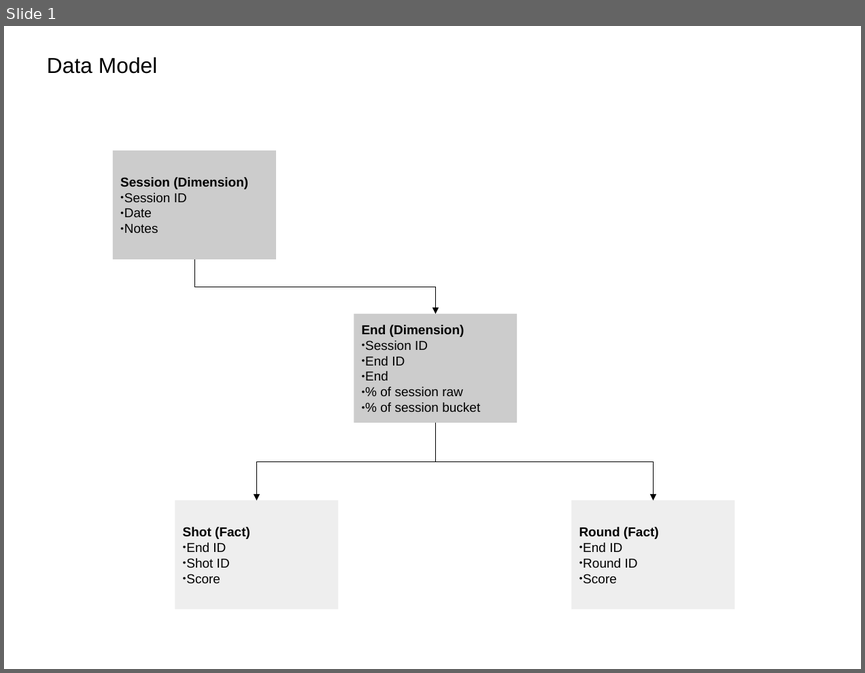
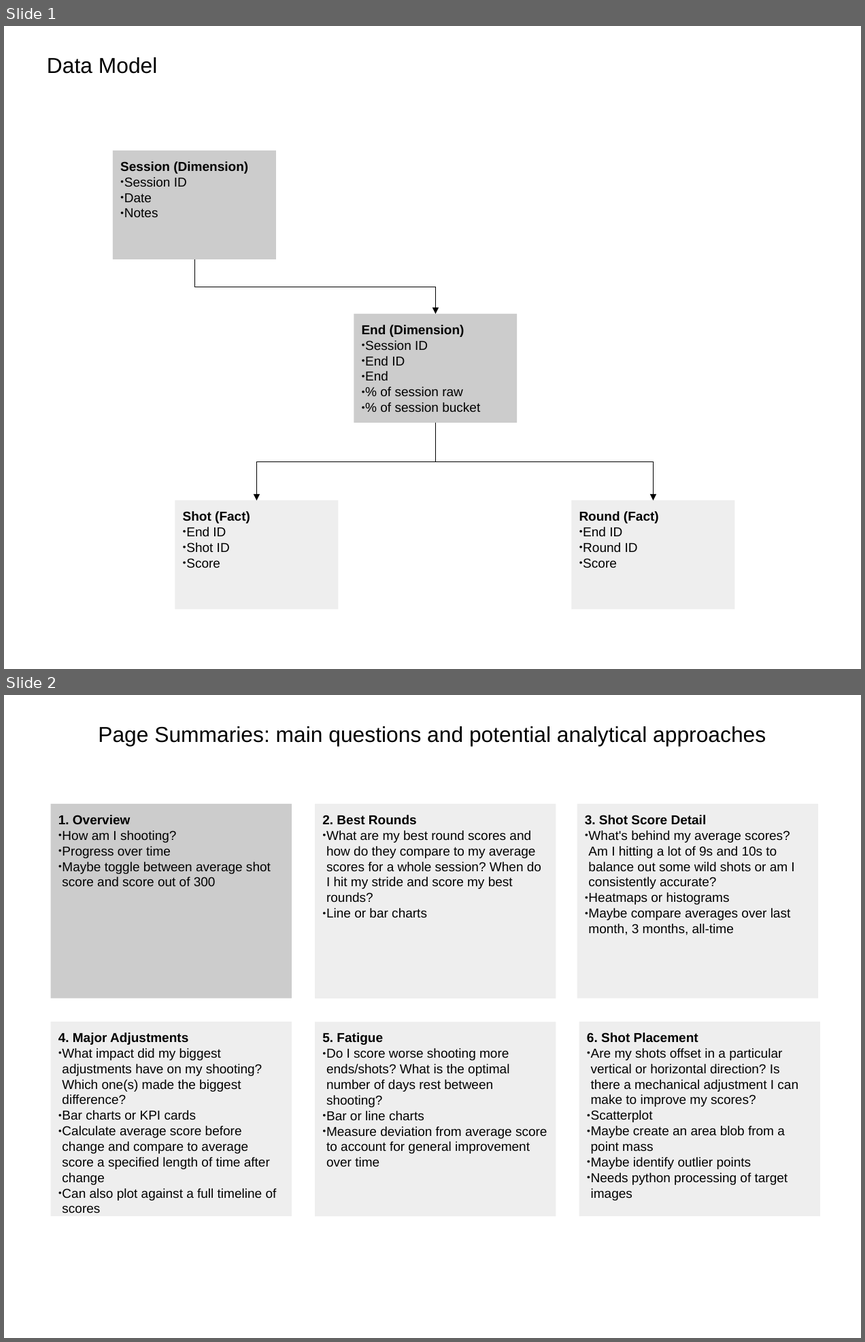
Before and after one commit to lwadya/archery_progress_report, a slide deck: design/report_planning_doc.odp. Shown one above the other, each under a label of ours: slide 1 before the commit, slides 1 and 2 after it. The pictures are 865x673 and 865x1342 pixels, drawn with LibreOffice and Linux fonts; fonts in the diff are those of the drawing. Boxes give left, top, right and bottom in pixels: in the first picture for what was removed or moved away, otherwise in the second. Text is boxed around its words. In the diff, an @@ line names an element or a change of style, - is before the commit and + after.

```diff
--- a/design/report_planning_doc.odp
+++ b/design/report_planning_doc.odp
@@ slide 2 added at <box>4,695,861,1338</box>, background #FFFFFF @@
@@ title added at <box>98,726,766,746</box>, 20 pt, text #000000 @@
+Page Summaries: main questions and potential analytical approaches
@@ rectangle added at <box>51,804,292,998</box>, fill #CCCCCC, 12 pt, text #000000 @@
+1. Overview
+● How am I shooting?
+● Progress over time
+● Maybe toggle between average shot score and score out of 300
@@ rectangle added at <box>315,804,556,998</box>, fill #EEEEEE, 12 pt, text #000000 @@
+2. Best Rounds
+● What are my best round scores and how do they compare to my average scores for a whole session? When do I hit my stride and score my best rounds?
+● Line or bar charts
@@ rectangle added at <box>577,804,818,998</box>, fill #EEEEEE, 12 pt, text #000000 @@
+3. Shot Score Detail
+● What's behind my average scores? Am I hitting a lot of 9s and 10s to balance out some wild shots or am I consistently accurate?
+● Heatmaps or histograms
+● Maybe compare averages over last month, 3 months, all-time
@@ rectangle added at <box>51,1021,292,1216</box>, fill #EEEEEE, 12 pt, text #000000 @@
+4. Major Adjustments
+● What impact did my biggest adjustments have on my shooting? Which one(s) made the biggest difference?
+● Bar charts or KPI cards
+● Calculate average score before change and compare to average score a specified length of time after change
+● Can also plot against a full timeline of scores
@@ rectangle added at <box>315,1021,556,1216</box>, fill #EEEEEE, 12 pt, text #000000 @@
+5. Fatigue
+● Do I score worse shooting more ends/shots? What is the optimal number of days rest between shooting?
+● Bar or line charts
+● Measure deviation from average score to account for general improvement over time
@@ rectangle added at <box>579,1021,821,1216</box>, fill #EEEEEE, 12 pt, text #000000 @@
+6. Shot Placement
+● Are my shots offset in a particular vertical or horizontal direction? Is there a mechanical adjustment I can make to improve my scores?
+● Scatterplot
+● Maybe create an area blob from a point mass
+● Maybe identify outlier points
+● Needs python processing of target images
@@ slide 1 changed as well @@
@@ vertical alignment middle to top in 3 elements at <box>113,150,276,259</box>, <box>175,500,339,609</box>, <box>572,500,735,609</box> @@
```
Also in this commit, not shown: 1 other slide added.
